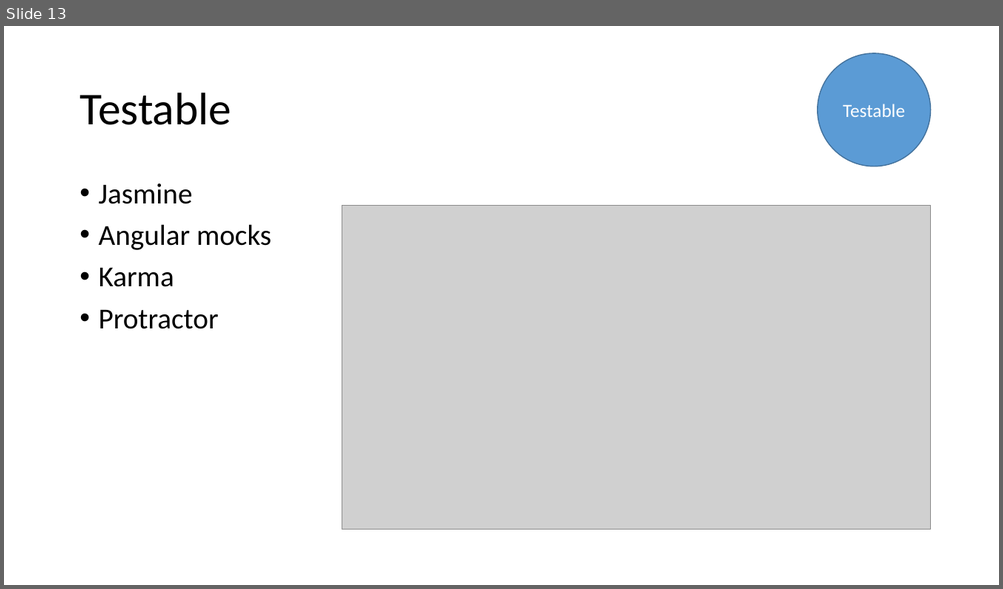
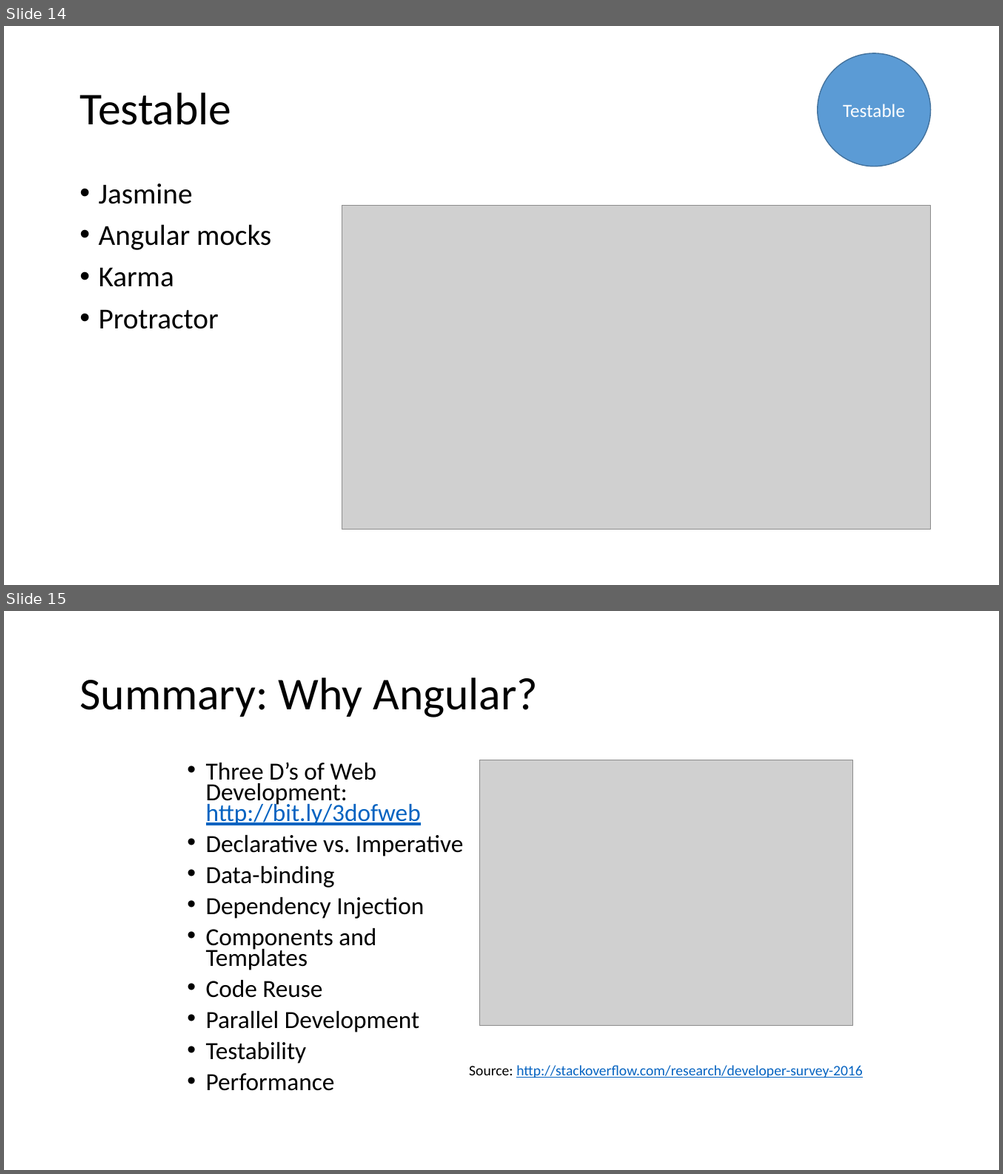
Before and after one commit to JeremyLikness/ng2ts-workshop, a slide deck: 00Intro/ng2.pptx. Shown one above the other, each under a label of ours: slide 13 before the commit, slides 14 and 15 after it. The pictures are 1003x589 and 1003x1174 pixels, drawn with LibreOffice and Linux fonts; fonts in the diff are those of the drawing; grey boxes stand for pictures. Boxes give left, top, right and bottom in pixels: in the first picture for what was removed or moved away, otherwise in the second. Text is boxed around its words. In the diff, an @@ line names an element or a change of style, - is before the commit and + after.

```diff
--- a/00Intro/ng2.pptx
+++ b/00Intro/ng2.pptx
@@ slide 15 added at (x1=4, y1=611, x2=999, y2=1170), background #FFFFFF @@
@@ title added at (x1=79, y1=678, x2=538, y2=718), 44 pt, text #000000 @@
+Summary: Why Angular?
@@ text added at (x1=206, y1=762, x2=463, y2=1091), 23.8 pt, text #000000 @@
+• Three D’s of Web Development: http://bit.ly/3dofweb
+• Declarative vs. Imperative
+• Data-binding
+• Dependency Injection
+• Components and Templates
+• Code Reuse
+• Parallel Development
+• Testability
+• Performance
@@ picture added at (x1=479, y1=760, x2=853, y2=1027) @@
@@ text added at (x1=469, y1=1065, x2=862, y2=1078), 14 pt, text #0563C1, underline @@
+Source: http://stackoverflow.com/research/developer-survey-2016
@@ what was slide 13 is now slide 14 @@
```
Also in this commit, not shown: 1 slide changed, 3 other slides added.
